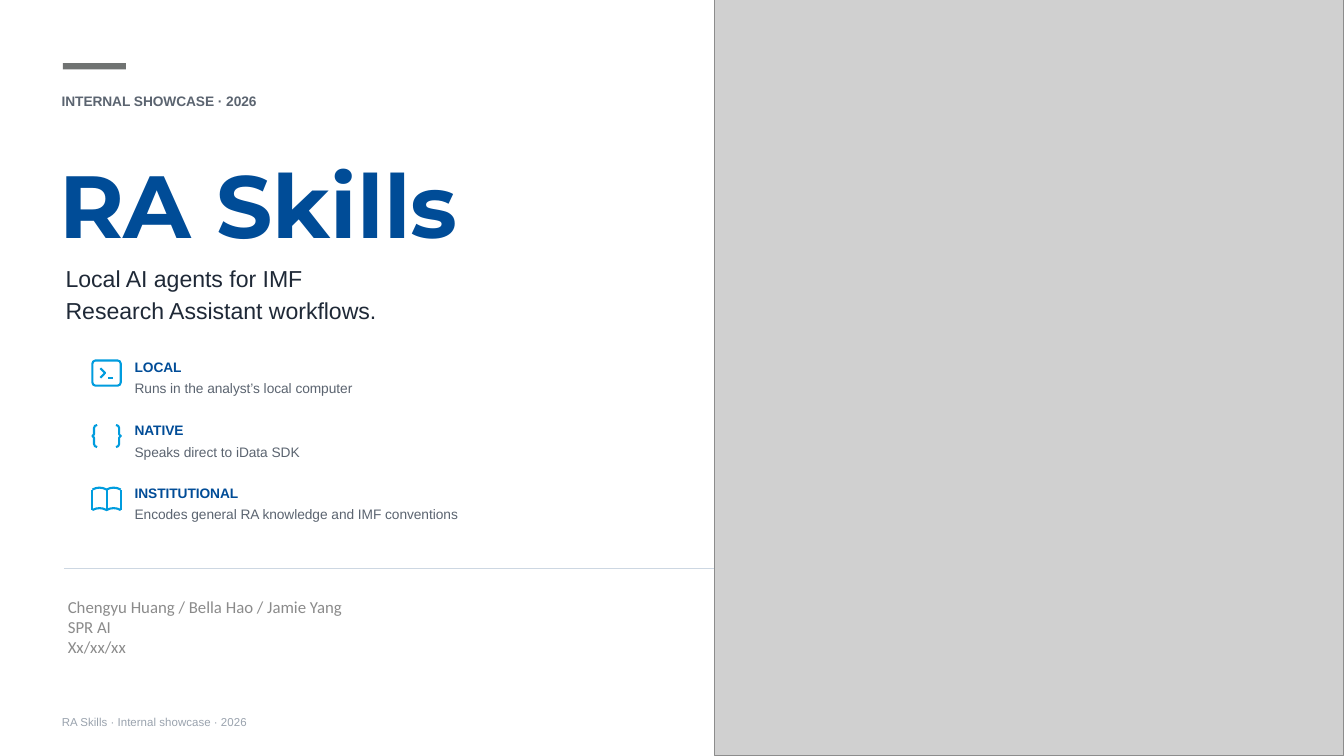
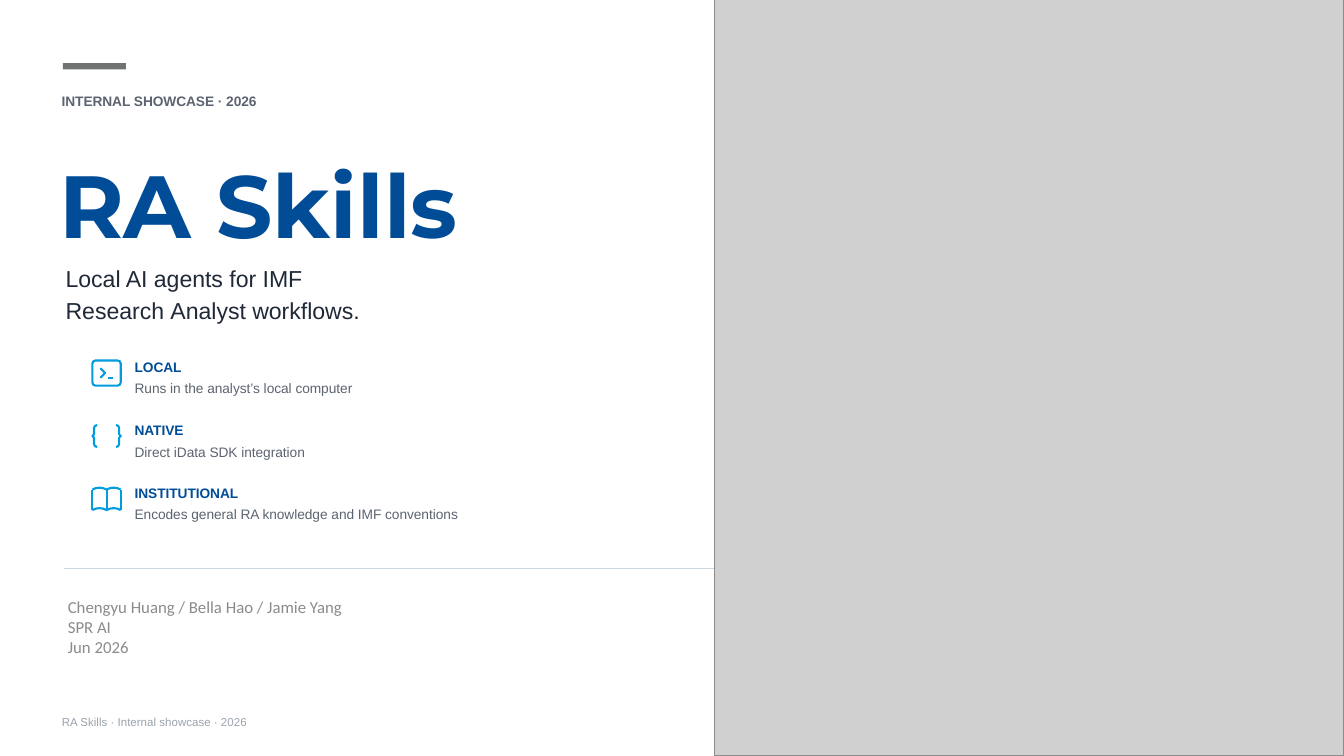
Before and after one commit to johnsonice/RA-Skills, a slide deck: slide 1 of docs/decks/RA-Skills-Showcase.pptx. Drawn at 1344x756 pixels with LibreOffice and Linux fonts; fonts in the diff are those of the drawing; grey boxes stand for pictures. Boxes give left, top, right and bottom in pixels: in the first picture for what was removed or moved away, otherwise in the second. Text is boxed around its words. In the diff, an @@ line names an element or a change of style, - is before the commit and + after.

```diff
--- a/docs/decks/RA-Skills-Showcase.pptx
+++ b/docs/decks/RA-Skills-Showcase.pptx
@@ text at (66, 302, 359, 324): text changed @@
-Research Assistant workflows.
+Research Analyst workflows.
@@ text at (135, 447, 305, 460): text changed @@
-Speaks direct to iData SDK
+Direct iData SDK integration
@@ text at (68, 642, 129, 653): text changed @@
-Xx/xx/xx
+Jun 2026
```
Also in this commit, not shown: 7 other slides changed, 1 slide added, 1 slide removed.
